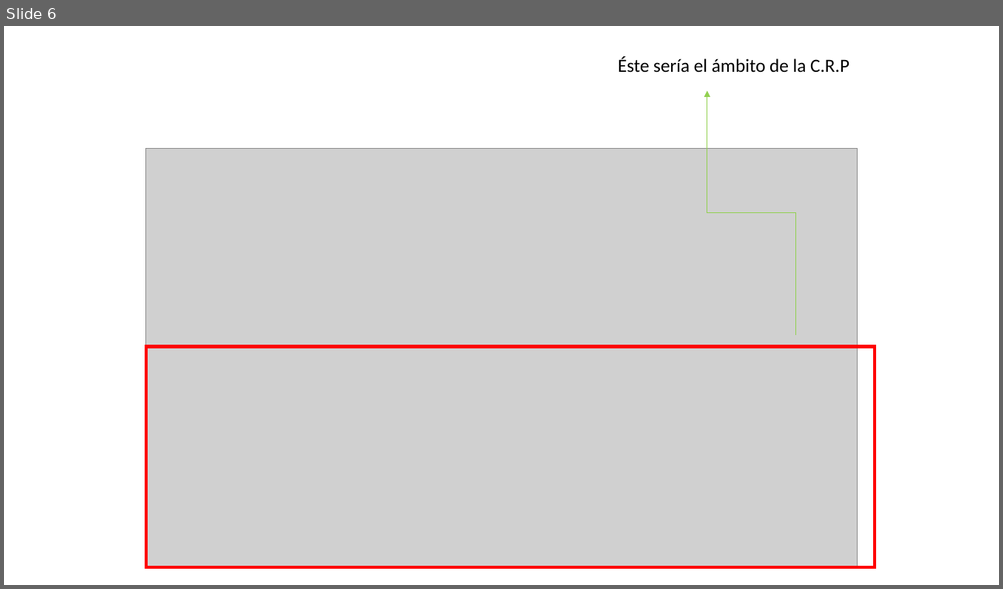
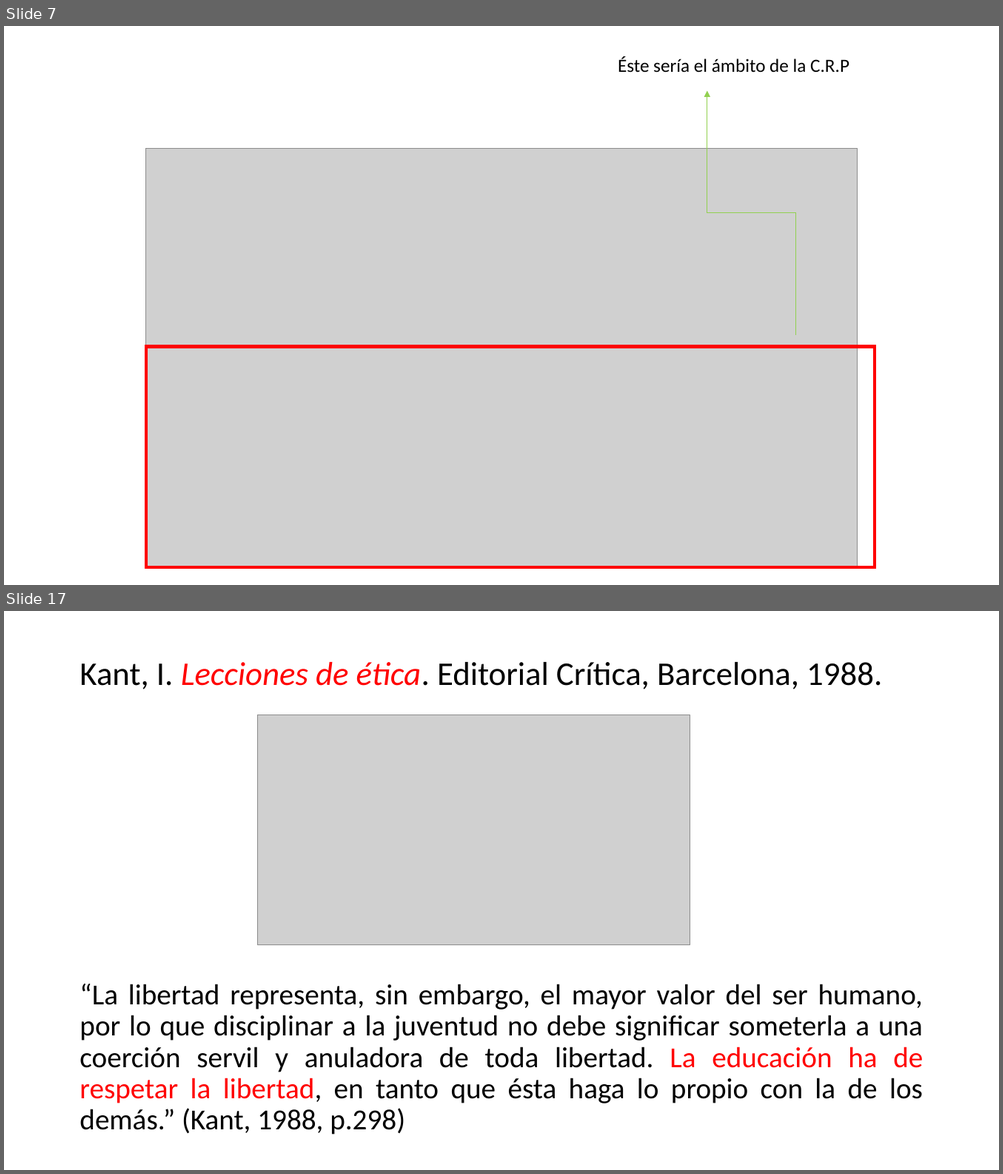
Before and after one commit to zaboltar/zaboltar.github.io, a slide deck: assets uarm/2023 1 UarmPCrit/Kant - ilustracion proyecto critico educacion.pptx. Shown one above the other, each under a label of ours: slide 6 before the commit, slides 7 and 17 after it; the slides between them are not shown. The pictures are 1003x589 and 1003x1174 pixels, drawn with LibreOffice and Linux fonts; fonts in the diff are those of the drawing; grey boxes stand for pictures. Boxes give left, top, right and bottom in pixels: in the first picture for what was removed or moved away, otherwise in the second. Text is boxed around its words. In the diff, an @@ line names an element or a change of style, - is before the commit and + after.

```diff
--- a/assets uarm/2023 1 UarmPCrit/Kant - ilustracion proyecto critico educacion.pptx
+++ b/assets uarm/2023 1 UarmPCrit/Kant - ilustracion proyecto critico educacion.pptx
@@ slide 17 added at (4, 611, 999, 1170), background #FFFFFF @@
@@ title added at (79, 662, 882, 689), 32 pt, text #000000 @@
+Kant, I. Lecciones de ética. Editorial Crítica, Barcelona, 1988.
@@ picture added at (258, 715, 690, 945) @@
@@ text added at (79, 984, 922, 1135), 28 pt, text #000000 @@
+“La libertad representa, sin embargo, el mayor valor del ser humano, por lo que disciplinar a la juventud no debe significar someterla a una coerción servil y anuladora de toda libertad. La educación ha de respetar la libertad, en tanto que ésta haga lo propio con la de los demás.” (Kant, 1988, p.298)
@@ what was slide 6 is now slide 7 @@
```
Also in this commit, not shown: 6 slides changed, 16 other slides added, 5 slides removed, 15 other files.
